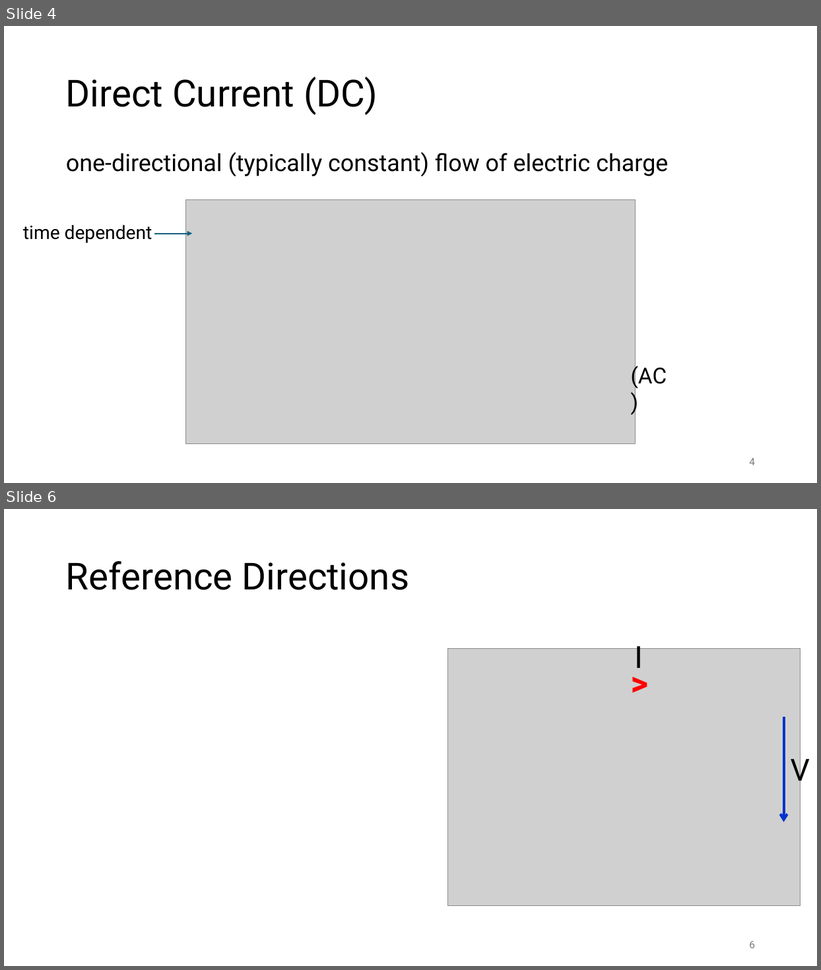
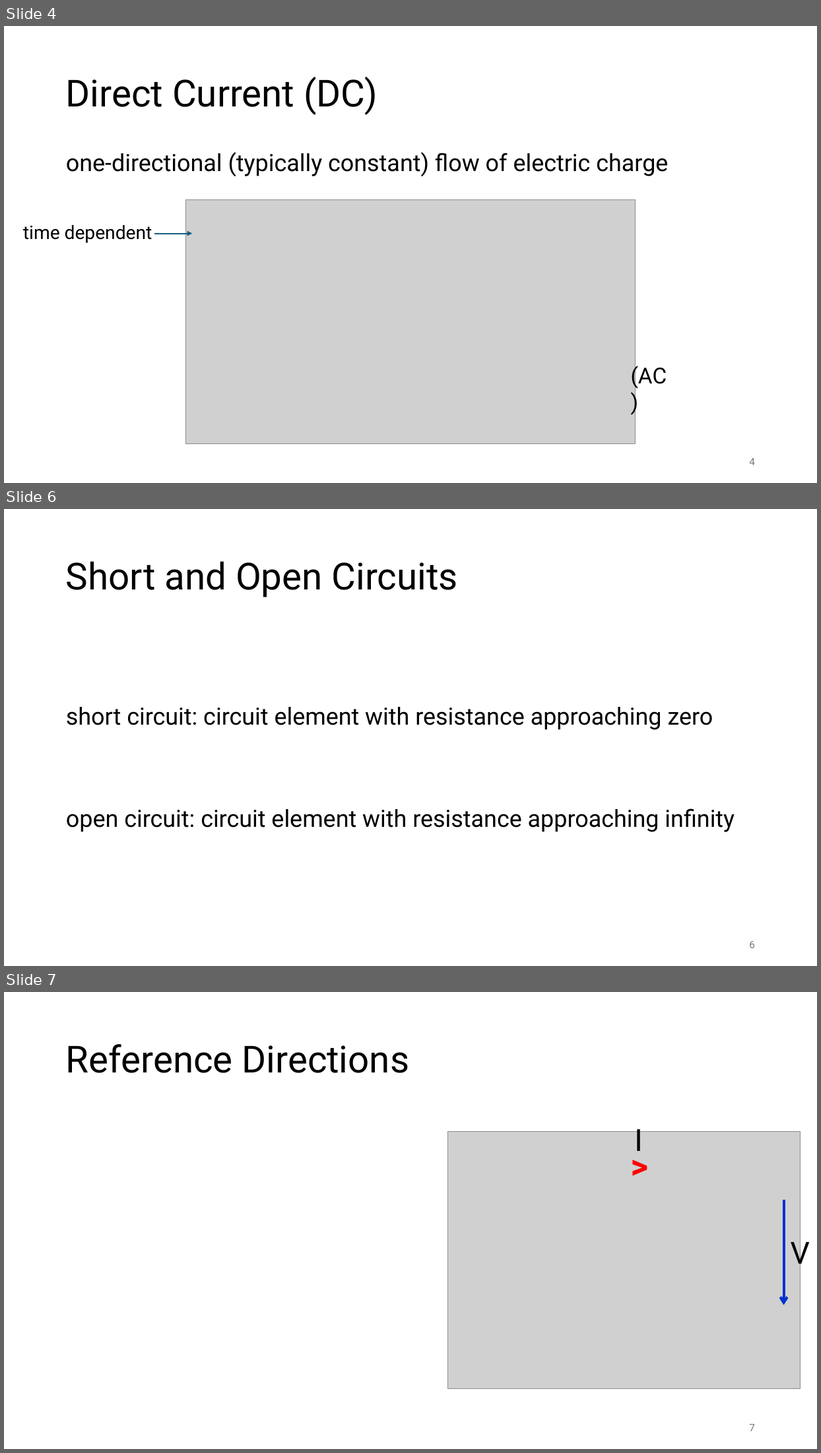
Before and after one commit to FelixWick/intro_electrical_eng, a slide deck: slides/2_DCcircuits.pptx. Shown one above the other, each under a label of ours: slides 4 and 6 before the commit, slides 4, 6 and 7 after it; the slides between them are not shown. The pictures are 821x970 and 821x1453 pixels, drawn with LibreOffice and Linux fonts; fonts in the diff are those of the drawing; grey boxes stand for pictures. Boxes give left, top, right and bottom in pixels: in the first picture for what was removed or moved away, otherwise in the second. Text is boxed around its words. In the diff, an @@ line names an element or a change of style, - is before the commit and + after.

```diff
--- a/slides/2_DCcircuits.pptx
+++ b/slides/2_DCcircuits.pptx
@@ slide 6 added at [4, 509, 817, 966], background #FFFFFF @@
@@ title added at [66, 561, 458, 597], 44 pt, text #000000 @@
+Short and Open Circuits
@@ text added at [66, 707, 735, 832], 28 pt, text #000000 @@
+short circuit: circuit element with resistance approaching zero
+open circuit: circuit element with resistance approaching infinity
@@ page number added at [749, 941, 755, 949], 12 pt, text #797979 @@
+6
@@ what was slide 6 is now slide 7 @@
@@ page number at [749, 1424, 755, 1432]: text changed @@
-6
+7
```
Also in this commit, not shown: 4 slides changed, 1 other file.
